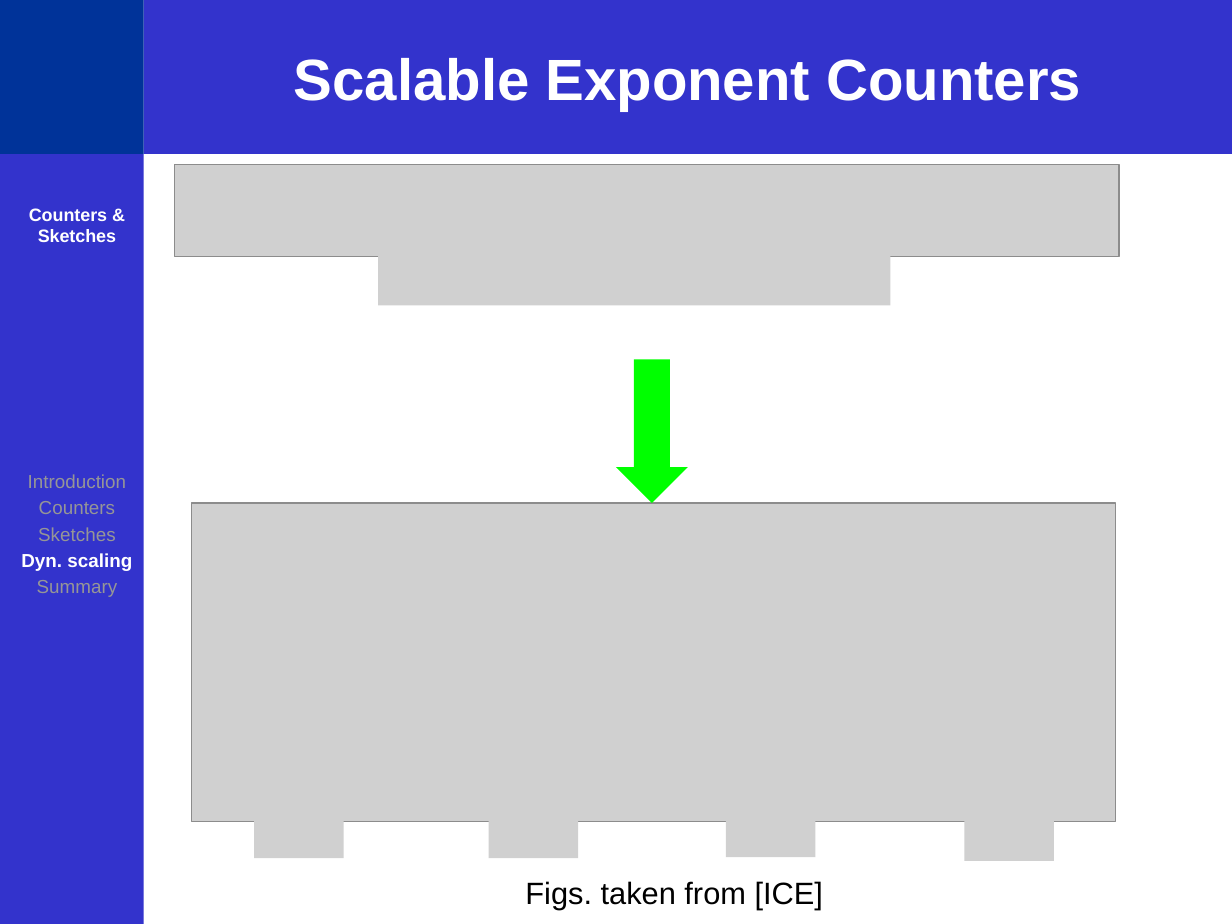
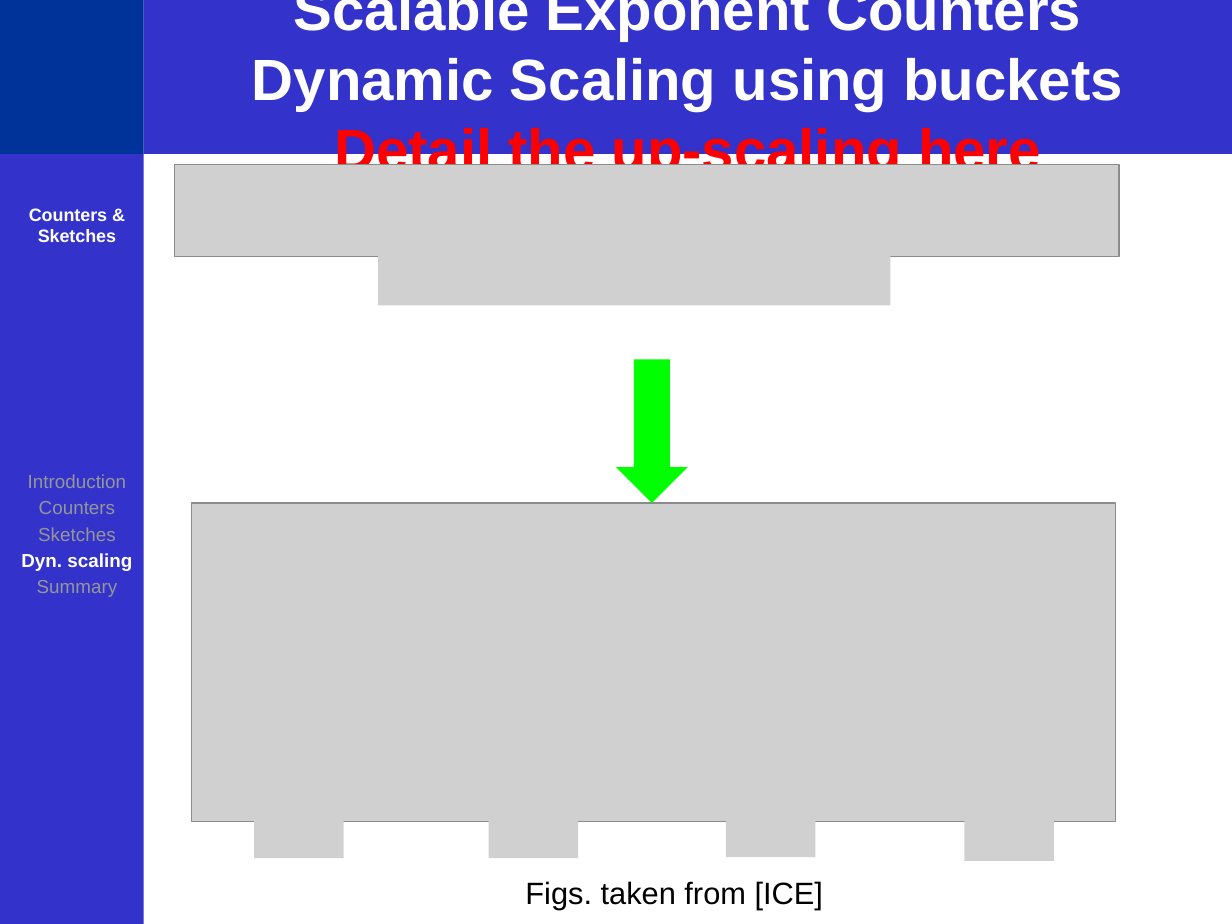
Before and after one commit to ofanan/Sketches, a slide deck: slide 34 of Cntrs seminar NextSilicon.pptx. Drawn at 1232x924 pixels with LibreOffice and Linux fonts; fonts in the diff are those of the drawing; grey boxes stand for pictures. Boxes give left, top, right and bottom in pixels: in the first picture for what was removed or moved away, otherwise in the second. Text is boxed around its words. In the diff, an @@ line names an element or a change of style, - is before the commit and + after.

```diff
--- a/Cntrs seminar NextSilicon.pptx
+++ b/Cntrs seminar NextSilicon.pptx
@@ title at <box>252,0,1122,180</box>: text changed @@
-Scalable Exponent Counters
+Scalable Exponent Counters
+Dynamic Scaling using buckets
+Detail the up-scaling here
```
Also in this commit, not shown: 3 other slides changed, 6 other files.
